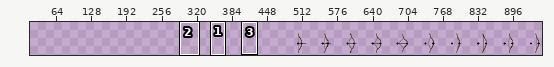
Two states of a sprite sheet, PixelArt/bowmanbow.png. Above: a wide view before the commit, with the close-up outlined.
Close-up. Before the edit:
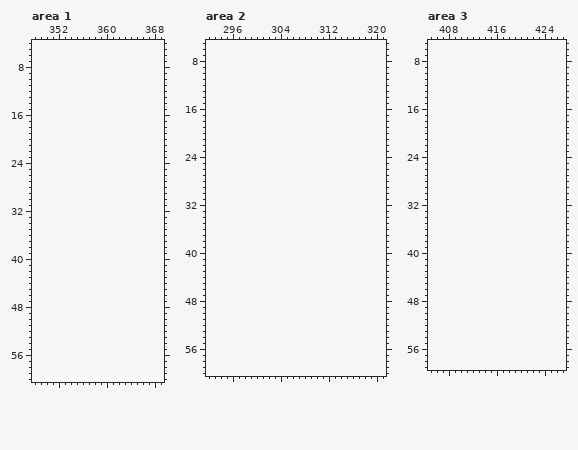
The file is 480x48 pixels. Shown: area 1: x 348..369, y 4..60; area 2: x 292..321, y 5..60; area 3: x 405..427, y 5..59. The old version is drawn lined up with the new one, on the new canvas. The wide view leaves out empty margins. The commit also changed other parts of the picture, which this record leaves out.
After:
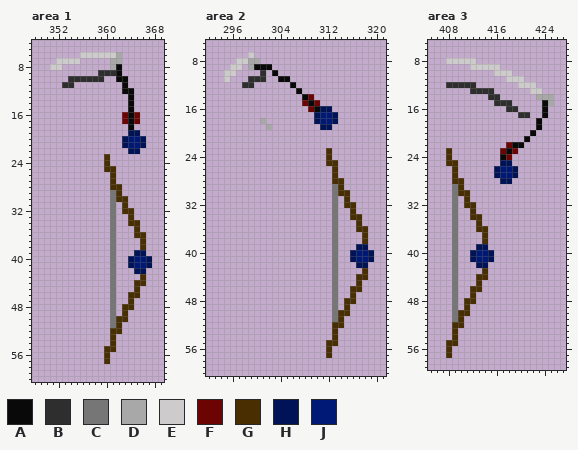
Palette (. is transparent): A #090909  B #2e2e2e  C #767676  D #a8a8a8  E #cdcbcb  F #6d0404  G #492e01  H #001357  J #001976
Difference:
canvas 480x48 -> 960x64, the old top-left corner now at 480,14
Changed rows in their new state; - is an unchanged pixel.
Area 1:
first column x 351:
 6 -----EEEEEED-----
 7 -EEEE-----DD-----
 8 EE--------DA-----
 9 --------BBBA-----
10 ---BBBBBB--AA----
11 --BB--------A----
12 ------------AA---
13 -------------A---
14 -------------A---
15 -------------A---
16 ------------FAF--
17 ------------FAF--
18 -------------A---
19 -------------HH--
20 ------------HJJH-
21 ------------HJJH-
22 -------------HH--
23 ---------G-------
24 ---------G-------
25 ---------GG------
26 ----------G------
27 ----------G------
28 ----------GG-----
29 ----------CG-----
30 ----------CGG----
31 ----------C-G----
32 ----------C-GG---
33 ----------C--G---
34 ----------C--GG--
35 ----------C---G--
36 ----------C---GG-
37 ----------C----G-
38 ----------C----G-
39 ----------C---HH-
40 ----------C--HJJH
41 ----------C--HJJH
42 ----------C---HH-
43 ----------C----G-
44 ----------C---GG-
45 ----------C---G--
46 ----------C--GG--
47 ----------C--G---
48 ----------C-GG---
49 ----------C-G----
50 ----------CGG----
51 ----------CG-----
52 ----------GG-----
53 ----------G------
54 ----------G------
55 ---------GG------
56 ---------G-------
57 ---------G-------
Area 2:
first column x 295:
 7 ----E--------------
 8 --EEDD-------------
 9 -EE-DAAA-----------
10 EE----B-A----------
11 E---BBB--AA--------
12 ---BB------A-------
13 ------------A------
14 -------------AF----
15 -------------FAF---
16 --------------FAHH-
17 ---------------HJJH
18 ------D--------HJJH
19 -------D--------HH-
first column x 312:
23 G-------
24 G-------
25 GG------
26 -G------
27 -G------
28 -GG-----
29 -CG-----
30 -CGG----
31 -C-G----
32 -C-GG---
33 -C--G---
34 -C--GG--
35 -C---G--
36 -C---GG-
37 -C----G-
38 -C----G-
39 -C---HH-
40 -C--HJJH
41 -C--HJJH
42 -C---HH-
43 -C----G-
44 -C---GG-
45 -C---G--
46 -C--GG--
47 -C--G---
48 -C-GG---
49 -C-G----
50 -CGG----
51 -CG-----
52 -GG-----
53 -G------
54 -G------
55 GG------
56 G-------
57 G-------
Area 3:
first column x 408:
 8 EEEEE-------------
 9 ----EEEEE---------
10 --------EEE-------
11 ----------EEE-----
12 BBBBB-------EEE---
13 ----BBBB------EE--
14 -------BB------DDD
15 --------BBB-----AD
16 ----------BB----A-
17 ------------BB--A-
18 ---------------A--
19 ---------------A--
20 --------------A---
21 -------------A----
22 ----------FAA-----
23 G--------FAF------
24 G--------AF-------
25 GG-------HH-------
26 -G------HJJH------
27 -G------HJJH------
28 -GG------HH-------
29 -CG---------------
30 -CGG--------------
31 -C-G--------------
32 -C-GG-------------
33 -C--G-------------
34 -C--GG------------
35 -C---G------------
36 -C---GG-----------
37 -C----G-----------
38 -C----G-----------
39 -C---HH-----------
40 -C--HJJH----------
41 -C--HJJH----------
42 -C---HH-----------
43 -C----G-----------
44 -C---GG-----------
45 -C---G------------
46 -C--GG------------
47 -C--G-------------
48 -C-GG-------------
49 -C-G--------------
50 -CGG--------------
51 -CG---------------
52 -GG---------------
53 -G----------------
54 -G----------------
55 GG----------------
56 G-----------------
57 G-----------------
Boxes around the changes in both close-ups, in picture pixels (x1, y1, x2, y2):
added: (50, 52, 152, 364)
added: (224, 52, 338, 130)
added: (326, 148, 374, 358)
added: (446, 58, 554, 358)
